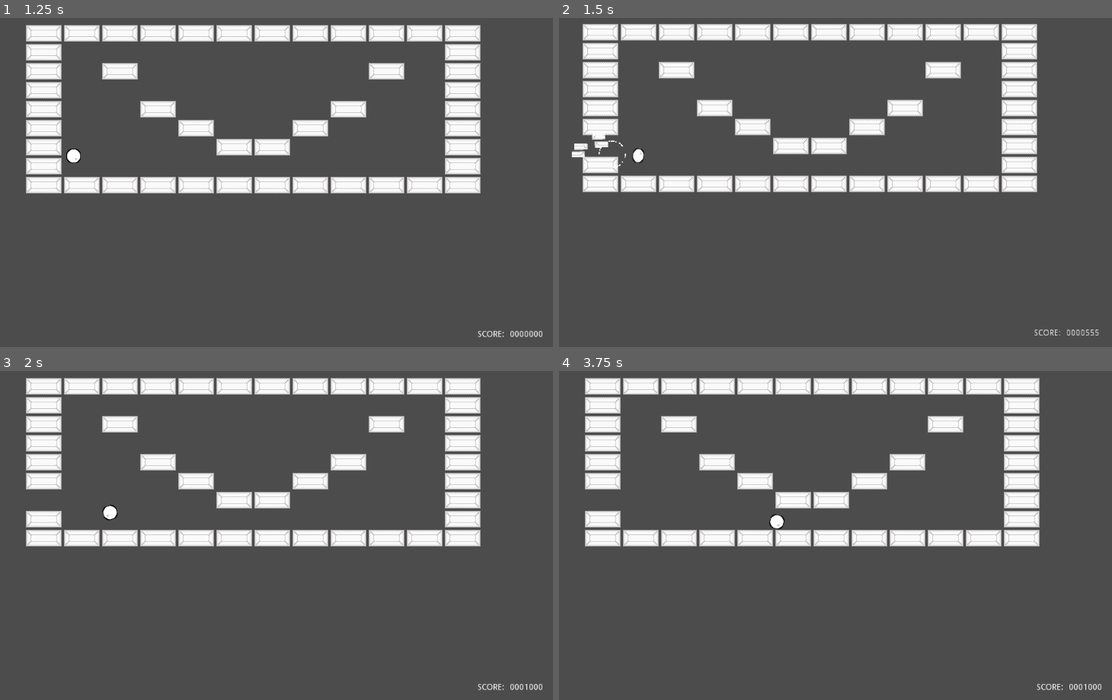
Above: before the commit, frames 1-4 (two rows, left to right).
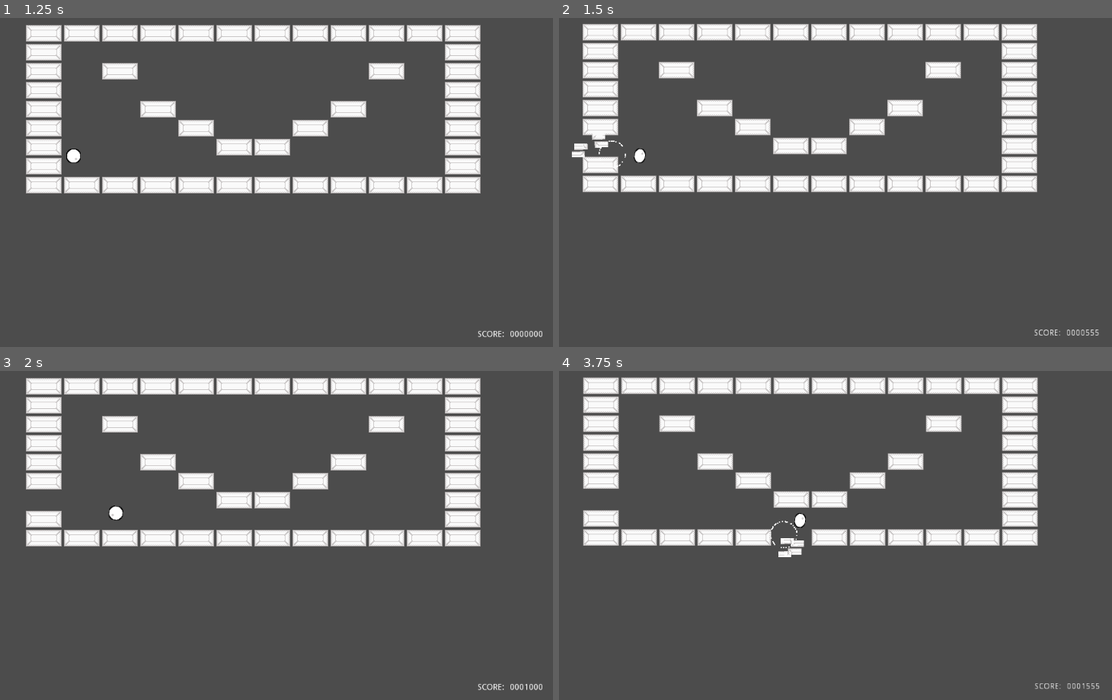
Above: after the commit, the same moments.

Repository: Anatolij-Grigorjev/Breakout4Godot
Game: Godot game, scene res://BreakoutGame.tscn
Same seed, same stepped clock (60 frames per second), same inputs: the game is played once before the commit and once after it.
Inputs (mouse positions are in pixels of both pictures, inside the frame that each line leads up to):
- Up to frame 1 (1.25 s): tap Enter at 0.5 s; move the mouse to (387, 159) at 0.52 s; tap Alt at 0.6 s; click (387, 159) at 0.67 s
- Up to frame 2 (1.5 s): drag from (691, 195) to (780, 248) at 1.27 s
- Up to frame 3 (2 s): no input
- Up to frame 4 (3.75 s): move the mouse to (874, 449) at 2.02 s; tap Shift at 2.1 s; click (874, 449) at 2.17 s; drag from (780, 601) to (630, 476) at 2.77 s; move the mouse to (995, 581) at 3.52 s; tap Ctrl at 3.6 s; click (995, 581) at 3.67 s

Frame 1 is identical in both runs. In frame 2, less than 0.1% of the frame differs, in the area x 13-16%, y 39-45%; in frame 3, 0.1%; in frame 4, 8.0%, in the area x 4-99%, y 1-97%.

Commit message:
make ball speed increase fixed per hit

Diff:
--- a/game/ball/Ball.gd
+++ b/game/ball/Ball.gd
@@ -6,6 +6,9 @@
 onready var anim: AnimationPlayer = $AnimationPlayer
 onready var sprite: Sprite = $Sprite
 
+export(float) var bounceSpeedupCoef: float = 1.2
+export(float) var maxSpeedCoef: float = 2.5
+
 export(float) var baseSpeed: float = 99
 export(float) var baseSpinDegrees: float = 360.0
 export(Vector2) var direction := Vector2.LEFT
@@ -13,12 +16,17 @@
 var currentSpeed
 var baseSpinRadians
 var currentSpinRadians
+var speedAdditive
+var spinAdditive
 
 
 func _ready():
 	currentSpeed = baseSpeed
 	baseSpinRadians = deg2rad(baseSpinDegrees)
 	currentSpinRadians = baseSpinRadians
+	speedAdditive = baseSpeed * bounceSpeedupCoef - baseSpeed
+	spinAdditive = baseSpinRadians * bounceSpeedupCoef - baseSpinRadians
+
 
 func _process(delta: float):
 	var collision: KinematicCollision2D = move_and_collide(direction * currentSpeed * delta)
@@ -36,8 +44,8 @@
 		tilemap.bricks_hit_at(collision.position, collision.normal)
 		sprite.rotation = collision.normal.angle()
 		anim.play("hit-squish")
-		currentSpeed = clamp(currentSpeed * 1.05, baseSpeed, baseSpeed * 2)
-		currentSpinRadians = clamp(currentSpinRadians * 1.05, baseSpinRadians, baseSpinRadians * 2)
+		currentSpeed = clamp(currentSpeed + speedAdditive, baseSpeed, baseSpeed * maxSpeedCoef)
+		currentSpinRadians = clamp(currentSpinRadians + spinAdditive, baseSpinRadians, baseSpinRadians * maxSpeedCoef)
 
 	emit_signal("ball_collided", collision)
 	direction = direction.bounce(collision.normal)
